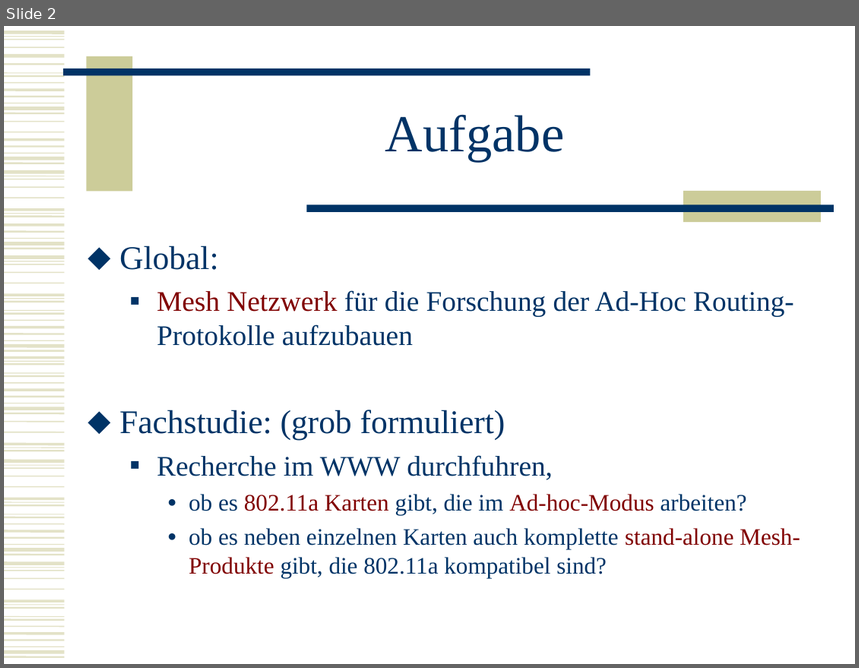
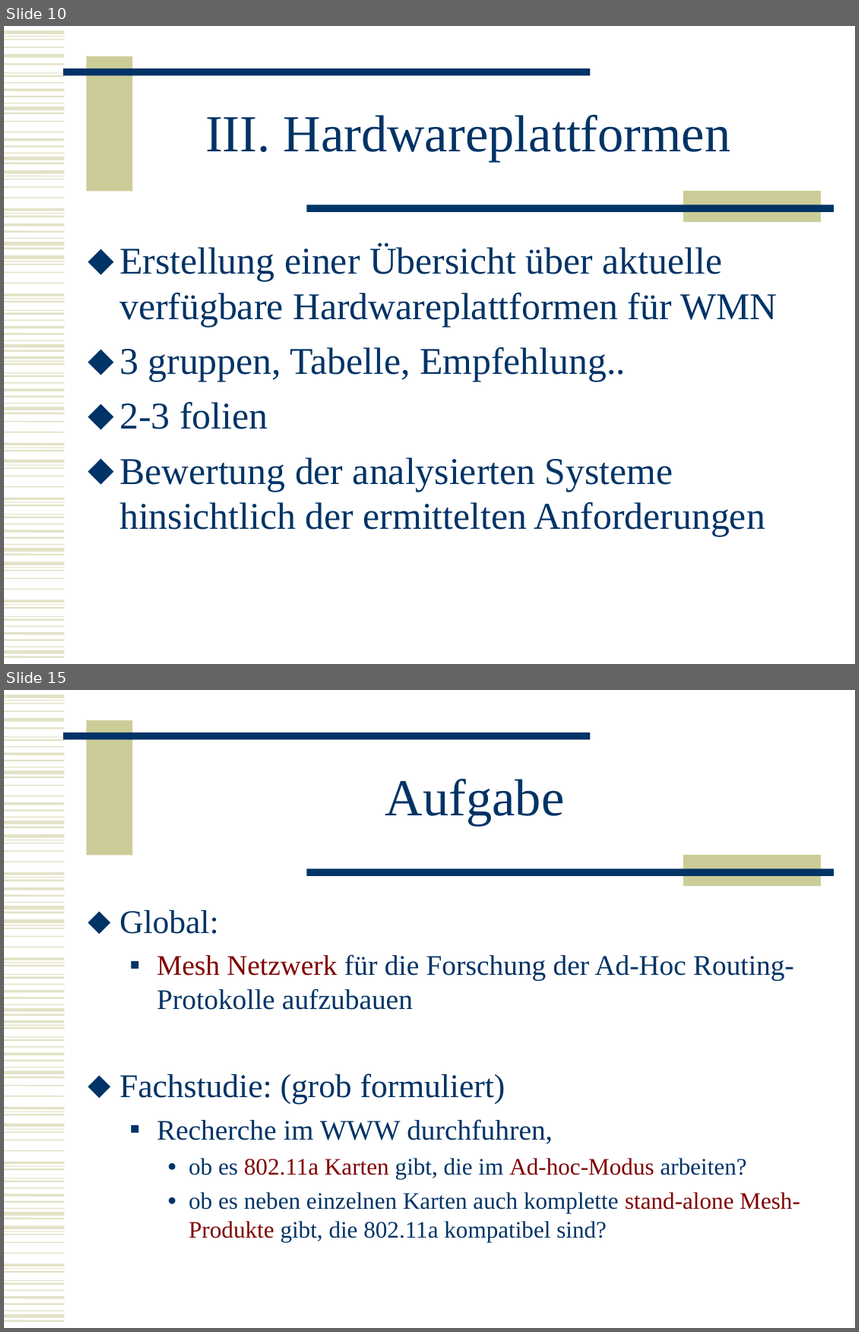
Before and after one commit to BackupTheBerlios/mesh2nexus-svn, a slide deck: documents/folien/MeshNew.ppt. Shown one above the other, each under a label of ours: slide 2 before the commit, slides 10 and 15 after it; the slides between them are not shown. The pictures are 859x668 and 859x1332 pixels, drawn with LibreOffice and Linux fonts; fonts in the diff are those of the drawing. Boxes give left, top, right and bottom in pixels: in the first picture for what was removed or moved away, otherwise in the second. Text is boxed around its words. In the diff, an @@ line names an element or a change of style, - is before the commit and + after.

Commit message:
ST: Folien - struktur und erste version

```diff
--- a/documents/folien/MeshNew.ppt
+++ b/documents/folien/MeshNew.ppt
@@ slide 10 added at [4,26,855,664], background #FFFFFF; not listed: 102 template elements that a slide beside it also shows @@
@@ title added at [205,115,731,162], 44 pt, text #003366 @@
+III. Hardwareplattformen
@@ text added at [120,244,777,537], 32 pt, text #003366 @@
+⬥ Erstellung einer Übersicht über aktuelle verfügbare Hardwareplattformen für WMN
+⬥ 3 gruppen, Tabelle, Empfehlung..
+⬥ 2-3 folien
+⬥ Bewertung der analysierten Systeme hinsichtlich der ermittelten Anforderungen
@@ what was slide 2 is now slide 15 @@
```
Also in this commit, not shown: 1 slide changed, 15 other slides added, 1 slide removed.
